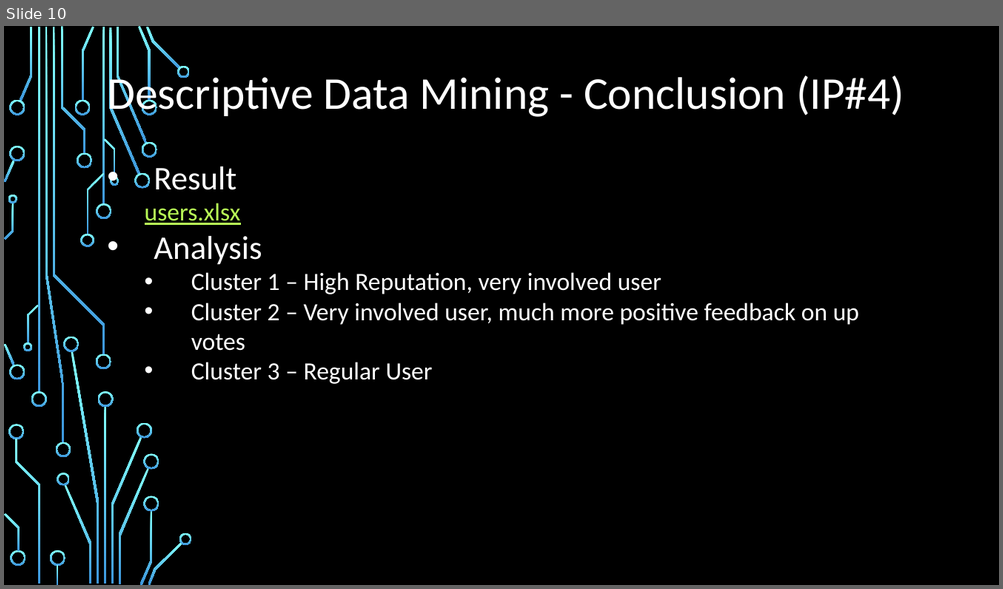
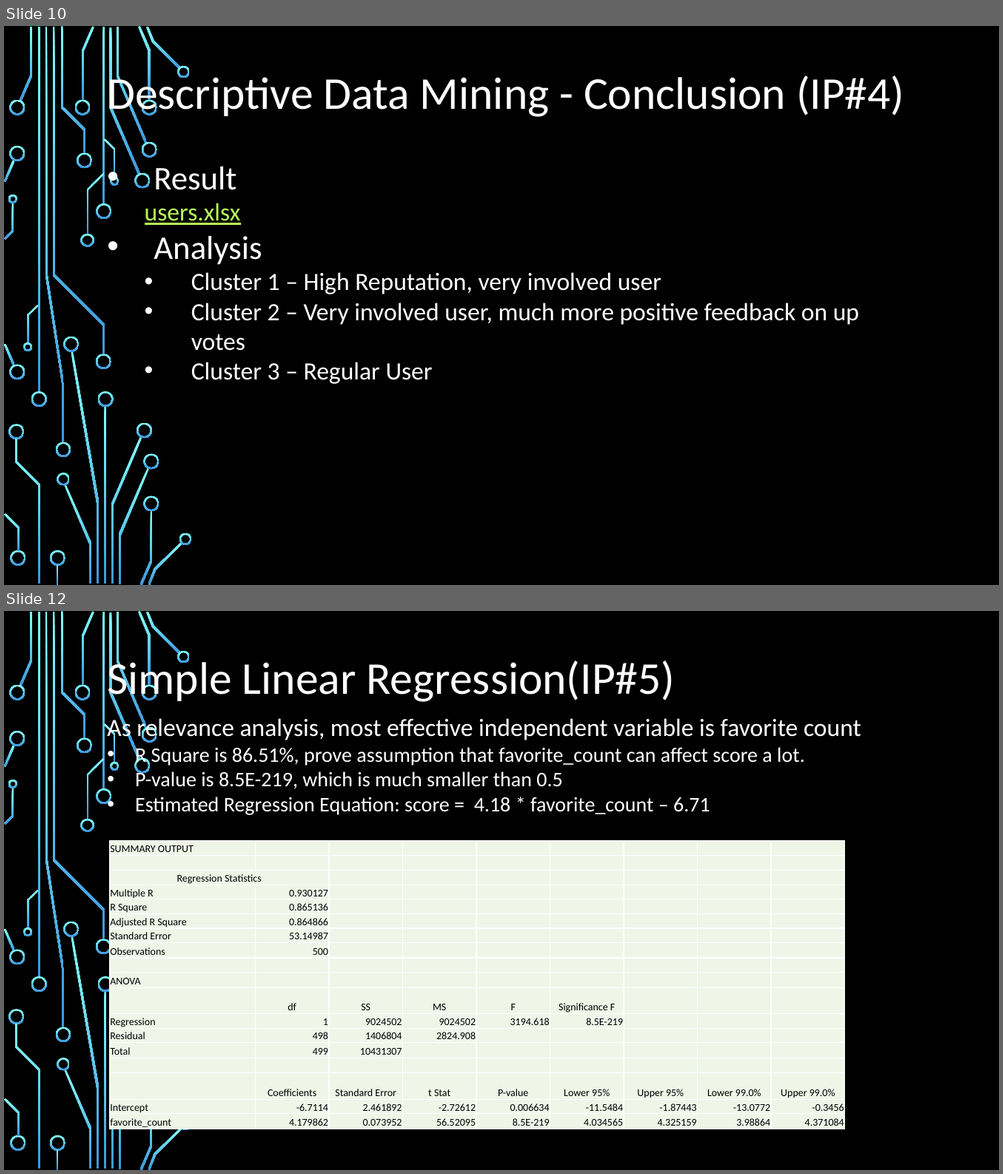
Before and after one commit to billyean/anna, a slide deck: Data Analytics and Information Virtualization Project.pptx. Shown one above the other, each under a label of ours: slide 10 before the commit, slides 10 and 12 after it; the slides between them are not shown. The pictures are 1003x589 and 1003x1174 pixels, drawn with LibreOffice and Linux fonts; fonts in the diff are those of the drawing; background and template pictures are left out. Boxes give left, top, right and bottom in pixels: in the first picture for what was removed or moved away, otherwise in the second. Text is boxed around its words. In the diff, an @@ line names an element or a change of style, - is before the commit and + after.

Commit message:
Adding linear regression analysis

```diff
--- a/Data Analytics and Information Virtualization Project.pptx
+++ b/Data Analytics and Information Virtualization Project.pptx
@@ slide 12 added at (4, 611, 999, 1170), background picture (left out); not listed: 54 template elements that a slide beside it also shows @@
@@ text added at (107, 656, 675, 705), 44 pt, text #FFFFFF @@
+Simple Linear Regression(IP#5)
@@ text added at (107, 716, 861, 815), 20 pt, text #FFFFFF @@
+As relevance analysis, most effective independent variable is favorite count
+• R Square is 86.51%, prove assumption that favorite_count can affect score a lot.
+• P-value is 8.5E-219, which is much smaller than 0.5
+• Estimated Regression Equation: score = 4.18 * favorite_count – 6.71
@@ table added at (109, 841, 845, 1130), 18 rows, 9 columns @@
+SUMMARY OUTPUT |  |  |  |  |  |  |  | 
+ |  |  |  |  |  |  |  | 
+Regression Statistics |  |  |  |  |  |  |  | 
+Multiple R | 0.930127 |  |  |  |  |  |  | 
+R Square | 0.865136 |  |  |  |  |  |  | 
+Adjusted R Square | 0.864866 |  |  |  |  |  |  | 
+Standard Error | 53.14987 |  |  |  |  |  |  | 
+Observations | 500 |  |  |  |  |  |  | 
+ |  |  |  |  |  |  |  | 
+ANOVA |  |  |  |  |  |  |  | 
+ | df | SS | MS | F | Significance F |  |  | 
+Regression | 1 | 9024502 | 9024502 | 3194.618 | 8.5E-219 |  |  | 
+Residual | 498 | 1406804 | 2824.908 |  |  |  |  | 
+Total | 499 | 10431307 |  |  |  |  |  | 
+ |  |  |  |  |  |  |  | 
+ | Coefficients | Standard Error | t Stat | P-value | Lower 95% | Upper 95% | Lower 99.0% | Upper 99.0%
+Intercept | -6.7114 | 2.461892 | -2.72612 | 0.006634 | -11.5484 | -1.87443 | -13.0772 | -0.3456
+favorite_count | 4.179862 | 0.073952 | 56.52095 | 8.5E-219 | 4.034565 | 4.325159 | 3.98864 | 4.371084
```
Also in this commit, not shown: 1 slide changed, 4 other slides added, 2 other files.
